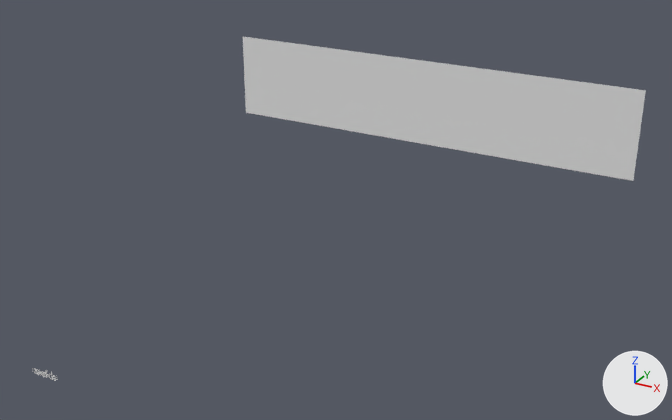
What one commit did to the Blender file AddonPractice.blend.
Before and after are seen from a camera (50 mm lens) standing at (4.48, -3.88, 3.49) and looking at (2.16, 0.33, 1.39). The axes (+X, +Y, +Z) are drawn at lower right. The lights are the same throughout. The same objects are shown in both versions, whatever each file hides.

Script lines for the objects in view, before the commit:
```python
me_plane_003 = bpy.data.meshes.new('Plane.003')
me_plane_003.from_pydata([(0.0, -0.4, 0.0), (2.0, -0.4, 0.0), (0.0, 0.0, 0.0), (2.0, 0.0, 0.0)], [], [(0, 1, 3, 2)])
ob_mouths_control_board_plane = bpy.data.objects.new('Mouths Control Board Plane', me_plane_003)
ob_mouths_control_board_plane.location = (1.8, 0.0, 2.4)
ob_mouths_control_board_plane.rotation_euler = (1.571, 0.0, 0.0)  # degrees (90, 0, 0)
```
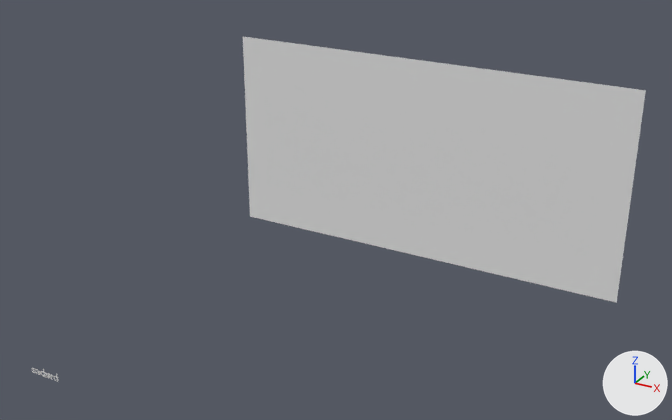
Boxes (x1, y1, x2, y2) around the edits, measured in the pictures (672 x 420 px):
'Mouths Control Board Plane', reshaped (84% taller): before (243, 37, 646, 181); after (243, 37, 646, 303)

The edits, one by one:
me_plane_003 has 4 vertices, 1 face and spans x 0.0..2.0, y -0.4..0.0, z 0.0.
me_plane_003 is used by ob_mouths_control_board_plane; location (1.8, 0.0, 2.4); rotation (1.571, 0.0, 0.0), in degrees (90, 0, 0).
Part 1, on me_plane_003:
Vertex 0 of me_plane_003 moves from (0.0, -0.4, 0.0) at pixel (245, 112) to (0.0, -1.0, 0.0) at pixel (249, 216).
Vertex 1 of me_plane_003 moves from (2.0, -0.4, 0.0) at pixel (633, 181) to (2.0, -1.0, 0.0) at pixel (616, 302).
